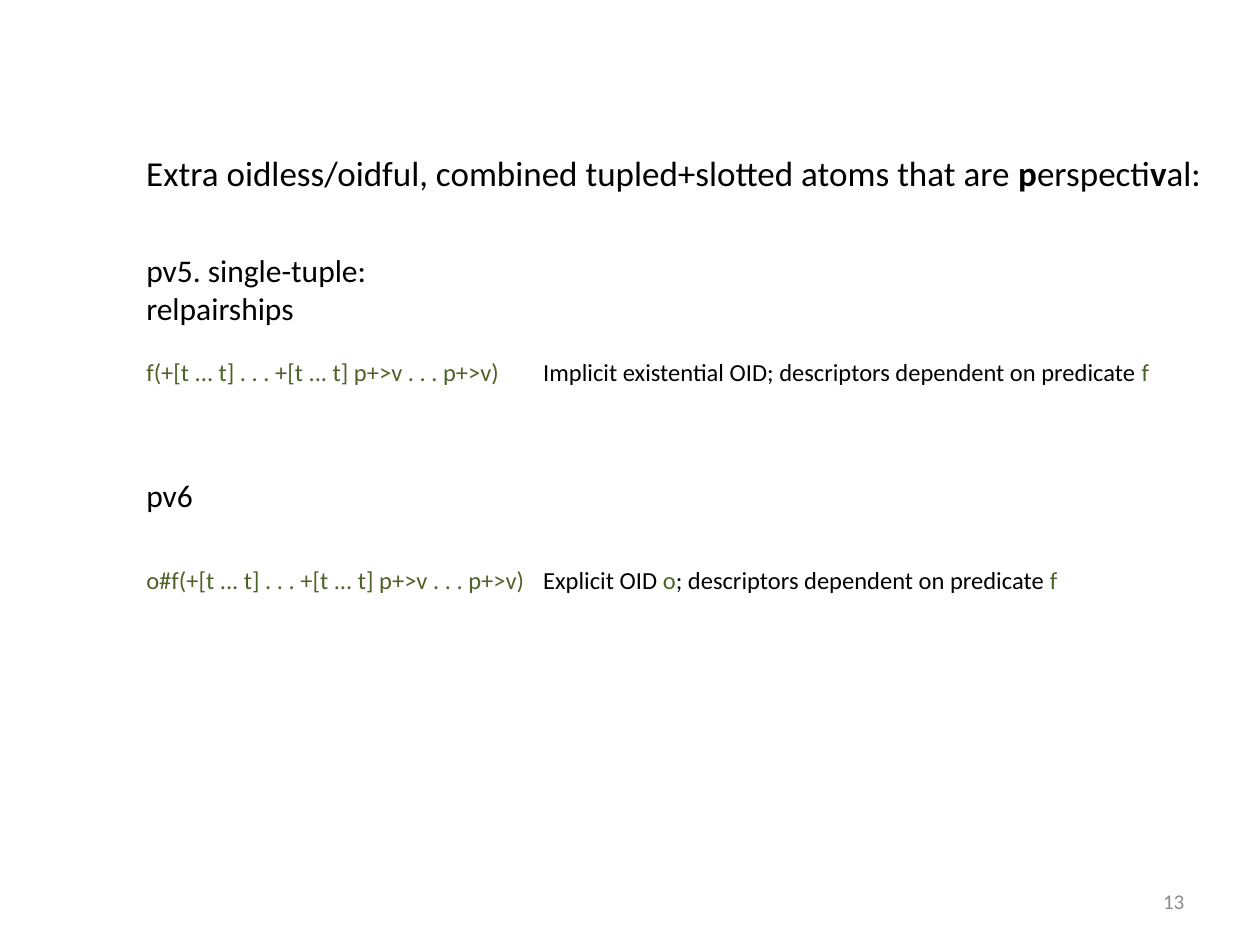
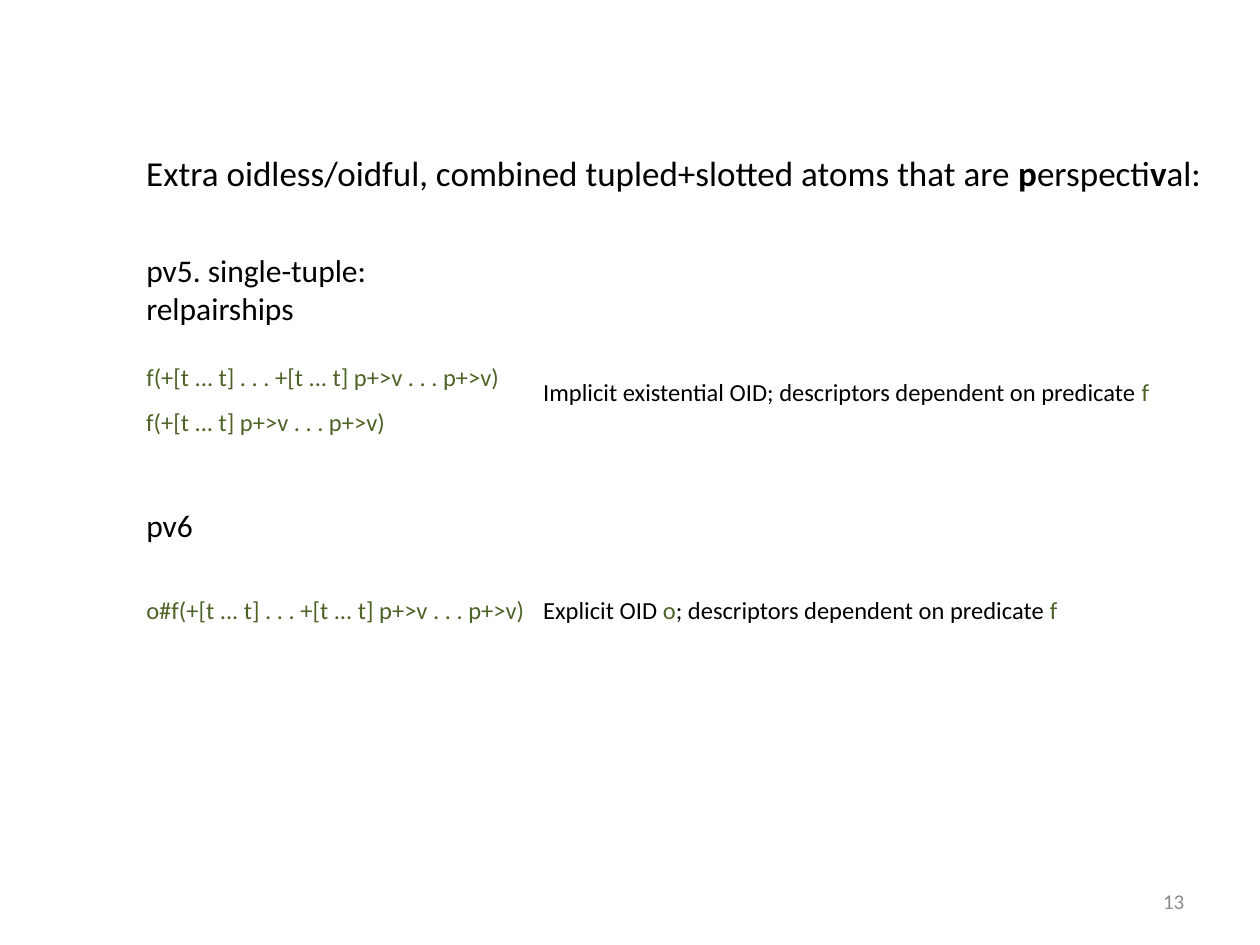
Before and after one commit to RuleML/ruleml-website, a slide deck: slide 13 of talks/PSOAMetamodelGrailogWedding.pptx. Drawn at 1260x945 pixels with LibreOffice and Linux fonts; fonts in the diff are those of the drawing. Boxes give left, top, right and bottom in pixels: in the first picture for what was removed or moved away, otherwise in the second. Text is boxed around its words. In the diff, an @@ line names an element or a change of style, - is before the commit and + after.

```diff
--- a/talks/PSOAMetamodelGrailogWedding.pptx
+++ b/talks/PSOAMetamodelGrailogWedding.pptx
@@ text "f(+[t ... t] . . ...": place and size @@
-text "f(+[t ... t] . . ..." at (146,363,499,385)
+text "f(+[t ... t] . . ..." at (146,368,499,390)
@@ text "Implicit existential OID; descriptors dependent ...": place and size @@
-text "Implicit existential OID; descriptors dependent ..." at (543,364,1149,385)
+text "Implicit existential OID; descriptors dependent ..." at (543,384,1149,405)
@@ text added at (146,413,385,435), 14 pt, text #4F6228 @@
+f(+[t ... t] p+>v . . . p+>v)
@@ 3 texts: place and size @@
-3 texts at (146,485,1057,593)
+3 texts at (146,515,1057,623)
```
Also in this commit, not shown: 5 other slides changed, 1 slide added, 1 other file.
